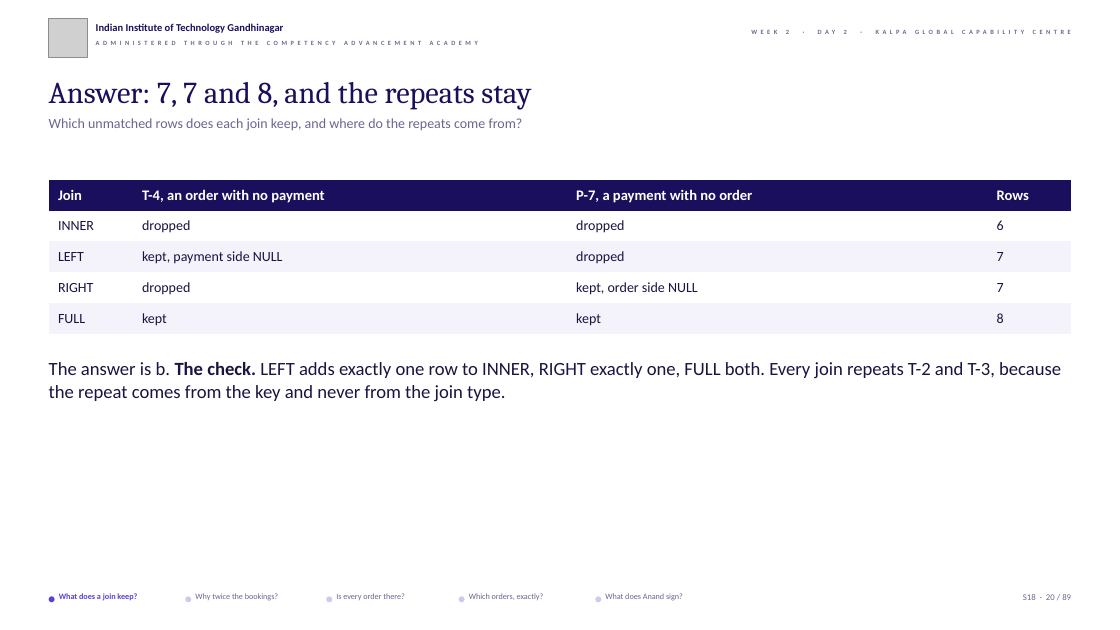
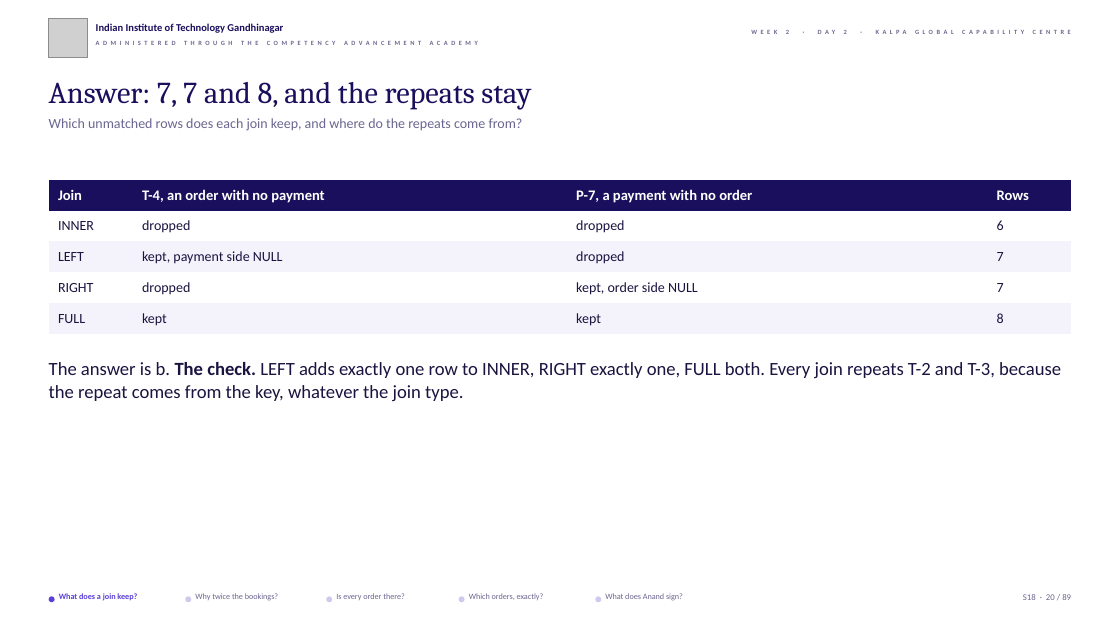
Before and after one commit to fde-academy-lab/c2-content-factory, a slide deck: slide 20 of content/W02/D2/slides/C2_W02_D02_half1_STUDENT.pptx. Drawn at 1120x630 pixels with LibreOffice and Linux fonts; fonts in the diff are those of the drawing; grey boxes stand for pictures; background and template pictures are left out. Boxes give left, top, right and bottom in pixels: in the first picture for what was removed or moved away, otherwise in the second. Text is boxed around its words. In the diff, an @@ line names an element or a change of style, - is before the commit and + after.

```diff
--- a/content/W02/D2/slides/C2_W02_D02_half1_STUDENT.pptx
+++ b/content/W02/D2/slides/C2_W02_D02_half1_STUDENT.pptx
@@ text at (49,362,1061,401): text changed @@
-The answer is b. The check. LEFT adds exactly one row to INNER, RIGHT exactly one, FULL both. Every join repeats T-2 and T-3, because the repeat comes from the key and never from the join type.
+The answer is b. The check. LEFT adds exactly one row to INNER, RIGHT exactly one, FULL both. Every join repeats T-2 and T-3, because the repeat comes from the key, whatever the join type.
```
Also in this commit, not shown: 36 other slides changed, 26 other files.
